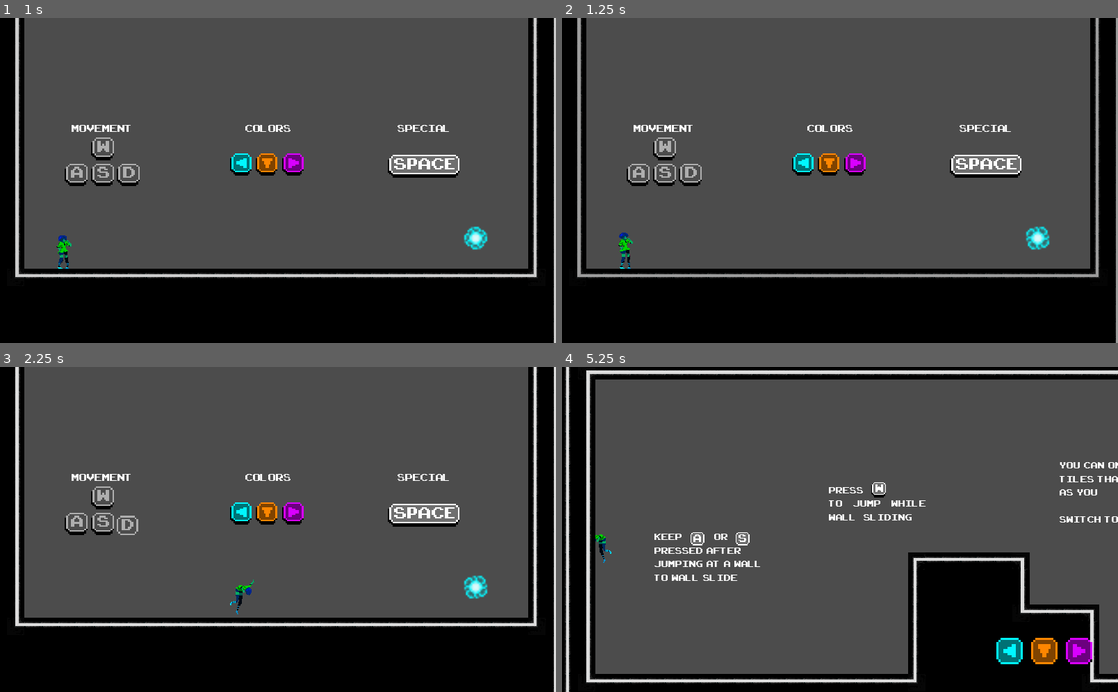
Above: before the commit, frames 1-4 (two rows, left to right).
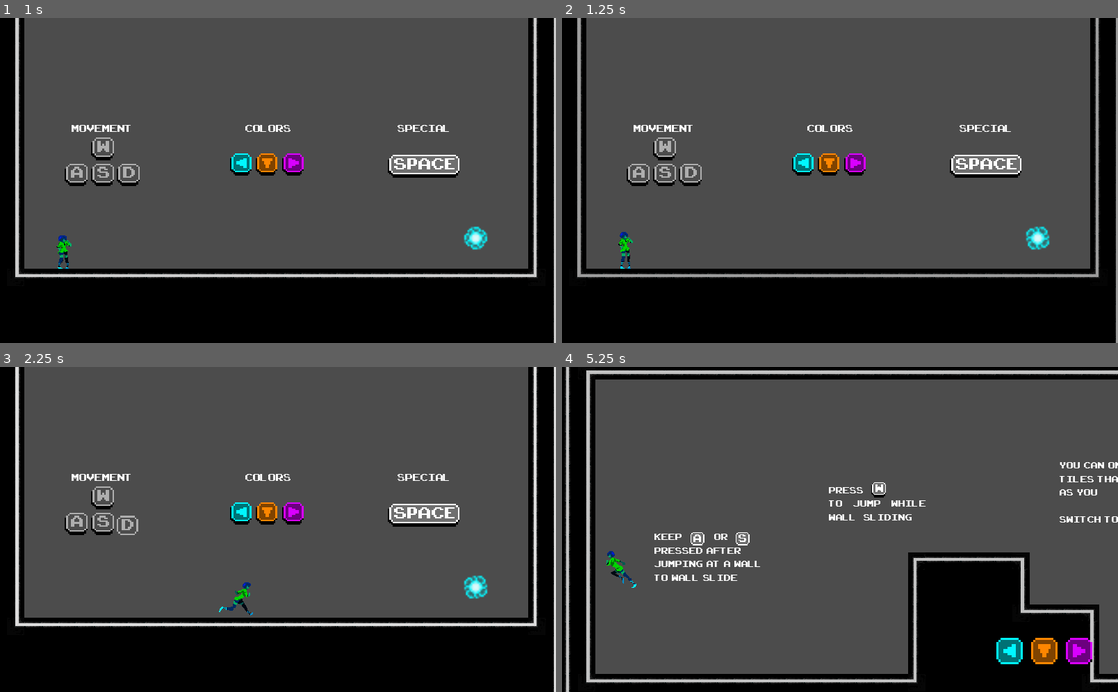
Above: after the commit, the same moments.

Repository: ivancdlarrain/olaGames
Game: Godot game, scene res://scenes/menus/Main_menu.tscn
Two runs of this game, one before a commit and one after it. Both use one fixed random seed, a clock stepped at 60 frames per second and the inputs below.
Inputs:
- Up to frame 1 (1 s): click "New Game" at 0.5 s
- Up to frame 2 (1.25 s): no input
- Up to frame 3 (2.25 s): hold Space (special) 1.28-2.03 s; hold D (WASD_right) from 1.28 s (still down); tap W (WASD_up) at 1.52 s; tap Space (special) at 2.1 s
- Up to frame 4 (5.25 s): tap W (WASD_up) at 2.27, 3.77, 4.52 s; release D (WASD_right) at 2.78 s; hold A (WASD_left) 2.78-3.53 s; hold Space (special) 2.78-3.53 s; hold D (WASD_right) 3.53-5.03 s; tap Space (special) at 3.6, 5.1 s; hold Space (special) 4.28-5.03 s; tap Enter at 5 s; hold A (WASD_left) from 5.03 s (still down)

Frame 1 is identical in both runs. In frame 2, less than 0.1% of the frame differs, in the area x 10-13%, y 65-77%; in frame 3, 0.2%; in frame 4, 3.6%, in the area x 0-100%, y 0-100%.

Commit message:
changed the way animation works
- now checking states instead of  velocity and on_floor
- dash buff: now you can use the CoyoteTimer after dashing if you started on the ground.

Diff:
--- a/scripts/Player.gd
+++ b/scripts/Player.gd
@@ -21,6 +21,7 @@
 var on_floor = false
 var no_input = true
 
+
 onready var playback = $AnimationTree.get("parameters/playback")
 
 
@@ -38,9 +39,13 @@
 	$PlayerState.connect("layer_exited", self, "on_layer_exited")
 	$PlayerState.connect("use_ground_collision", self, "on_ground_collision")
 
+# interpreting PlayerState signals:
+
+	# color signal
 func on_color_changed(new_color):
 	$Sprite.modulate = new_color
 
+	# layer signals
 func on_layer_entered(layer):
 	self.set_collision_layer_bit(layer, true)
 	self.set_collision_mask_bit(layer, true)
@@ -49,9 +54,13 @@
 	self.set_collision_layer_bit(layer, false)
 	self.set_collision_mask_bit(layer, false)
 
+	# collision signals
 func on_ground_collision(boolean):
 	$GroundCollisionShape.disabled = !boolean
 	$AirCollisionShape.disabled = boolean
+
+
+# Movement code:
 
 func _apply_movement():
 	velocity = move_and_slide(velocity, UP)
@@ -89,17 +98,17 @@
 		facing_right = true
 
 func _handle_animation():
-	if on_floor:
-		if abs(velocity.x) > 10.0 or not no_input:
-			playback.travel("run")
-#			$AnimationTree.set("parameters/run/TimeScale/scale", 2 * abs(linear_vel.x)/speed)
-		else:
-			playback.travel("idle")
-	else:
-		if velocity.y > 0:
-			playback.travel("fall")
-		else:
-			playback.travel("jump")
+	print($PlayerState.state)
+	if [$PlayerState.states.run, $PlayerState.states.dash, $PlayerState.states.pre_fall].has($PlayerState.state):
+		playback.travel("run")
+#		$AnimationTree.set("parameters/run/TimeScale/scale", 2 * abs(linear_vel.x)/speed)
+	elif [$PlayerState.states.idle].has($PlayerState.state):
+		playback.travel("idle")
+	elif [$PlayerState.states.fall, $PlayerState.states.glide, $PlayerState.states.wall_slide].has($PlayerState.state):
+		playback.travel('fall')
+	elif [$PlayerState.states.jump].has($PlayerState.state):
+		playback.travel('jump')
+
 
 func _handle_color_input():
 	colour_switch += -int(Input.is_action_just_pressed("switch_left")) + int(Input.is_action_just_pressed("switch_right"))
--- a/scripts/colors.gd
+++ b/scripts/colors.gd
@@ -146,13 +146,8 @@
 				if parent.grav == parent.glide_grav:
 					return states.glide
 		states.dash:
-			if !on_floor:
-				if parent.velocity.y < 0:
-					return states.jump
-				elif abs(parent.velocity.x) <= parent.max_speed:
-					return states.fall
-			elif abs(parent.velocity.x) <= parent.max_speed:
-					return states.run
+			if abs(parent.velocity.x) <= parent.max_speed:
+				return states.run
 
 		states.glide:
 			if !on_floor:
Not shown, added: debug.log
